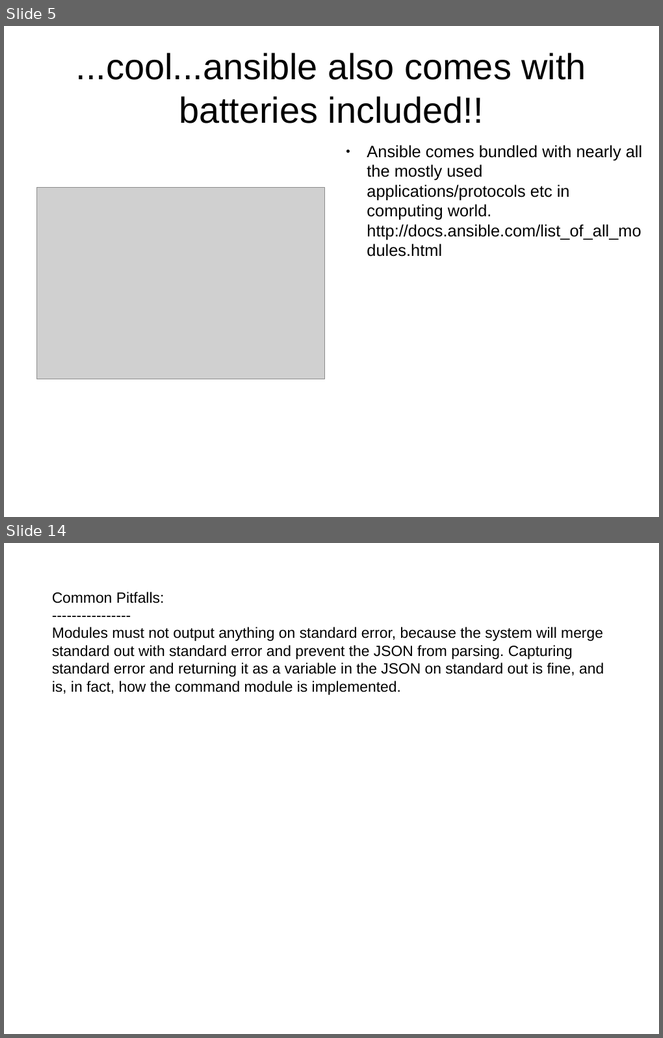
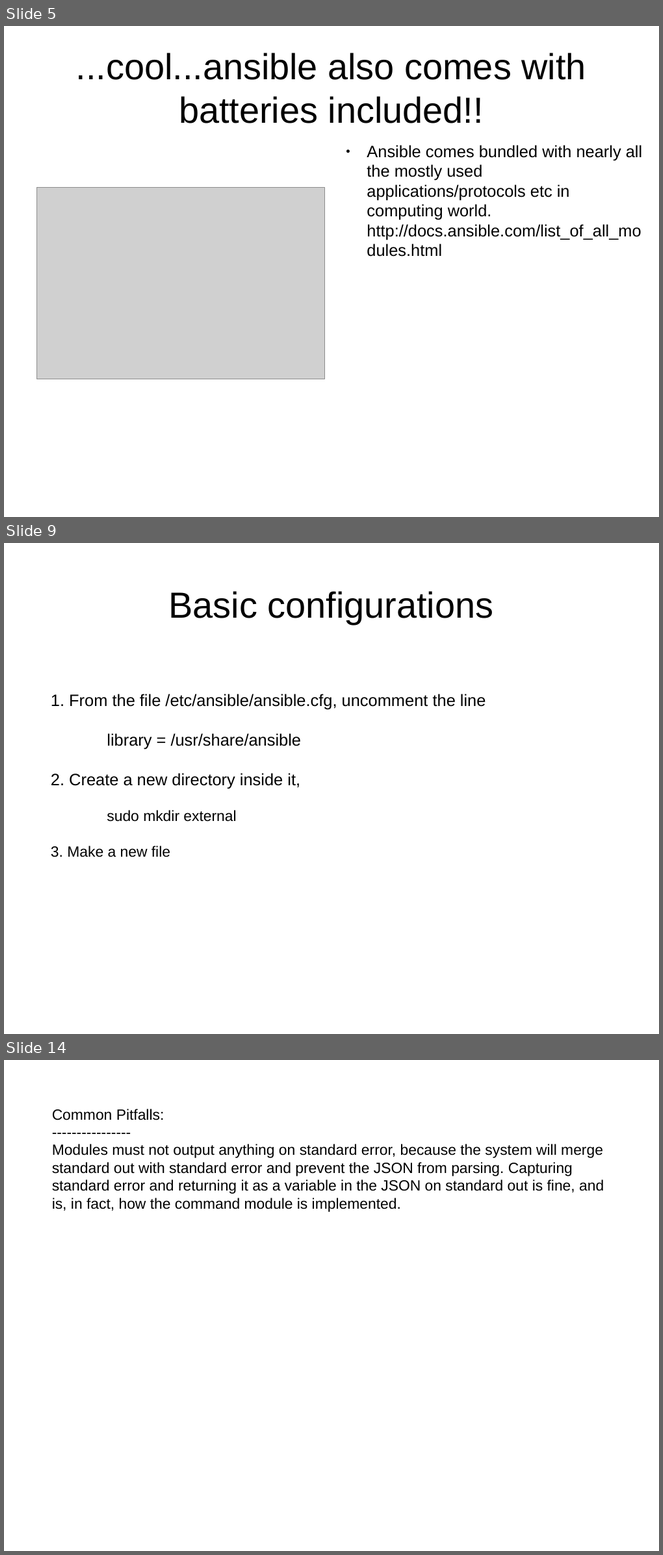
Before and after one commit to hellodk/ansible-meetup-bangalore, a slide deck: Contributing _to_Ansible.odp. Shown one above the other, each under a label of ours: slides 5 and 14 before the commit, slides 5, 9 and 14 after it; the slides between them are not shown. The pictures are 663x1038 and 663x1555 pixels, drawn with LibreOffice and Linux fonts; fonts in the diff are those of the drawing; grey boxes stand for pictures. Boxes give left, top, right and bottom in pixels: in the first picture for what was removed or moved away, otherwise in the second. Text is boxed around its words. In the diff, an @@ line names an element or a change of style, - is before the commit and + after.

```diff
--- a/Contributing _to_Ansible.odp
+++ b/Contributing _to_Ansible.odp
@@ slide 9 added at (4, 543, 659, 1034), background #FFFFFF @@
@@ title added at (169, 591, 494, 624), 44 pt, text #000000 @@
+Basic configurations
@@ subtitle added at (51, 694, 486, 858), 20 pt, text #000000 @@
+1. From the file /etc/ansible/ansible.cfg, uncomment the line
+        library = /usr/share/ansible
+2. Create a new directory inside it,
+        sudo mkdir external
+3. Make a new file
```
Also in this commit, not shown: 2 slides changed, 3 other slides added, 4 slides removed, 1 other file.
